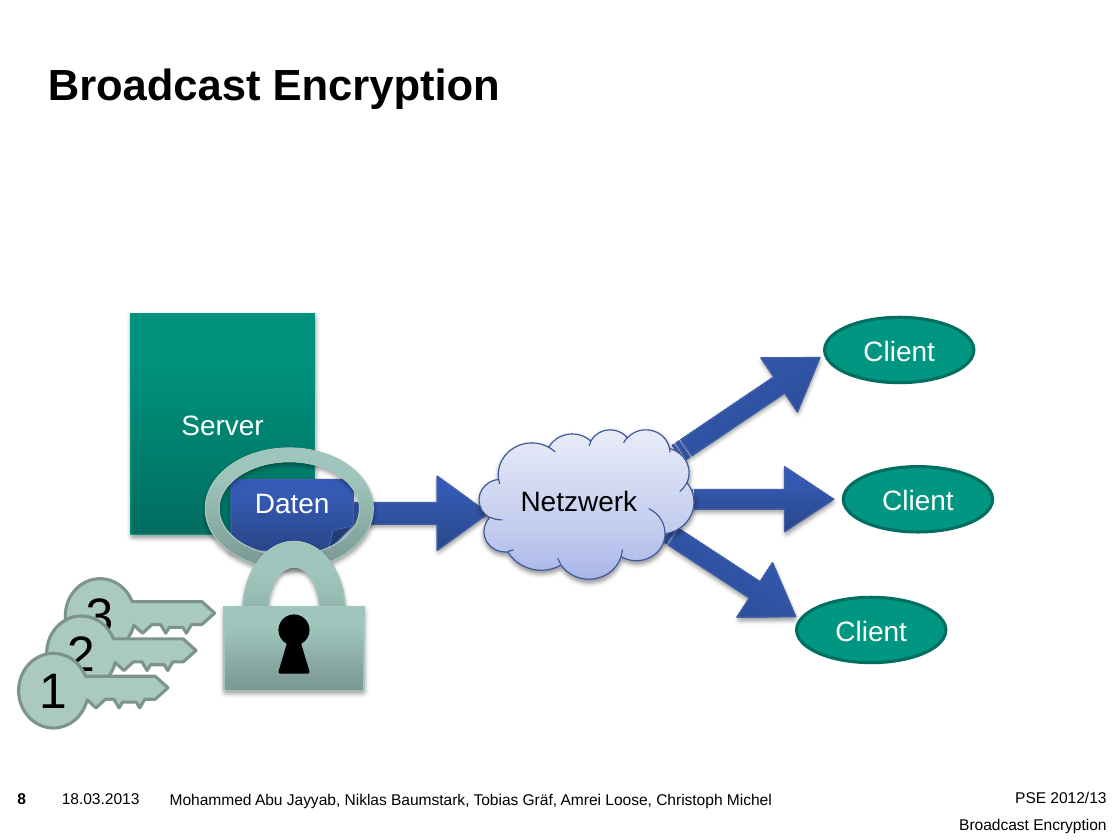
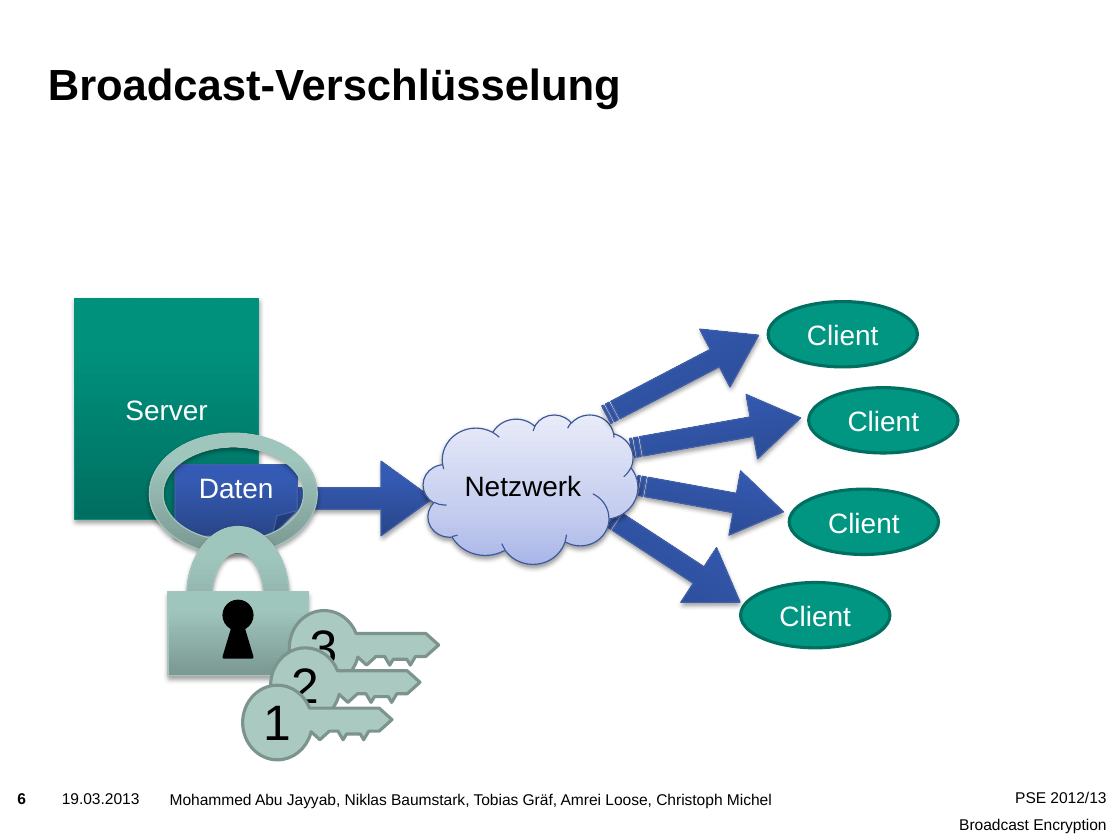
Before and after one commit to niklasb/pse-broadcast-encryption, a slide deck: slide 6 of praesentation/pse-abschluss.pptx (slide 8 before the commit). Drawn at 1120x840 pixels with LibreOffice and Linux fonts; fonts in the diff are those of the drawing; background and template pictures are left out. Boxes give left, top, right and bottom in pixels: in the first picture for what was removed or moved away, otherwise in the second. Text is boxed around its words. In the diff, an @@ line names an element or a change of style, - is before the commit and + after.

```diff
--- a/praesentation/pse-abschluss.pptx
+++ b/praesentation/pse-abschluss.pptx
@@ title at [48, 68, 621, 109]: text changed @@
-Broadcast Encryption
+Broadcast-Verschlüsselung
@@ striped right arrow added at [592, 307, 774, 444], fill gradient #29468A to #355BB3 to #335BB7, outline #4261A9 0.75 pt @@
@@ striped right arrow at [626, 386, 806, 480]: rotation 326 to 349 degrees @@
@@ ellipse added at [809, 388, 958, 452], fill #009682, outline #006F60 2 pt, 18 pt, text #FFFFFF @@
+Client
@@ striped right arrow at [630, 453, 789, 544]: rotation 0 to 10 degrees @@
@@ ellipse "Client": place and size @@
-ellipse "Client" at [843, 467, 992, 532]
+ellipse "Client" at [790, 489, 939, 554]
@@ 3 ellipses, 2 rectangles, 1 folded corner, 1 cloud, 1 right arrow, 1 striped right arrow, 1 donut, 1 arch (boxed as its full ring), 1 triangle: place and size @@
-3 ellipses, 2 rectangles, 1 folded corner, 1 cloud, 1 right arrow, 1 striped right arrow, 1 donut, 1 arch (boxed as its full ring), 1 triangle at [131, 314, 973, 691]
+3 ellipses, 2 rectangles, 1 folded corner, 1 cloud, 1 right arrow, 1 striped right arrow, 1 donut, 1 arch (boxed as its full ring), 1 triangle at [75, 299, 917, 675]
@@ freeform shape: place and size @@
-freeform shape at [47, 616, 196, 691]
+freeform shape at [290, 610, 439, 685]
@@ freeform shape: place and size @@
-freeform shape at [19, 653, 168, 728]
+freeform shape at [271, 647, 420, 722]
@@ freeform shape: place and size @@
-freeform shape at [66, 578, 215, 653]
+freeform shape at [243, 684, 392, 759]
@@ 3 texts: place and size @@
-3 texts at [39, 598, 114, 708]
+3 texts at [263, 630, 338, 740]
@@ text at [62, 793, 140, 804]: text changed @@
-18.03.2013
+19.03.2013
```
Also in this commit, not shown: 13 other slides changed, 7 slides added, 9 slides removed, 1 other file.
